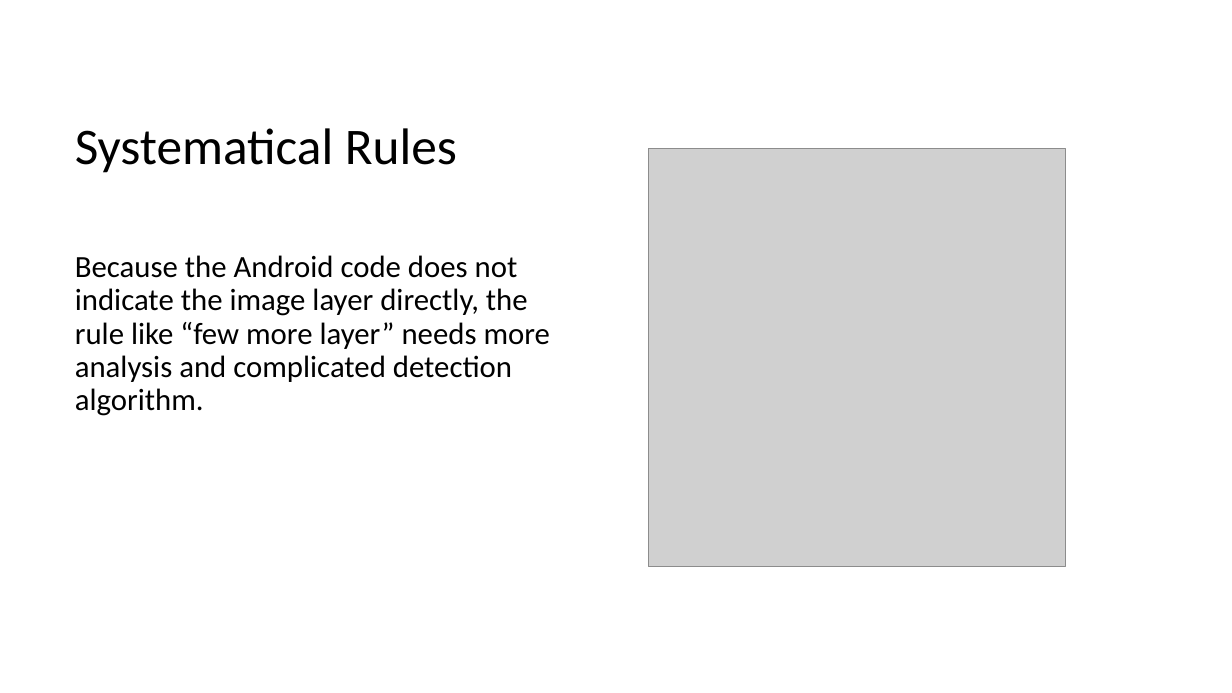
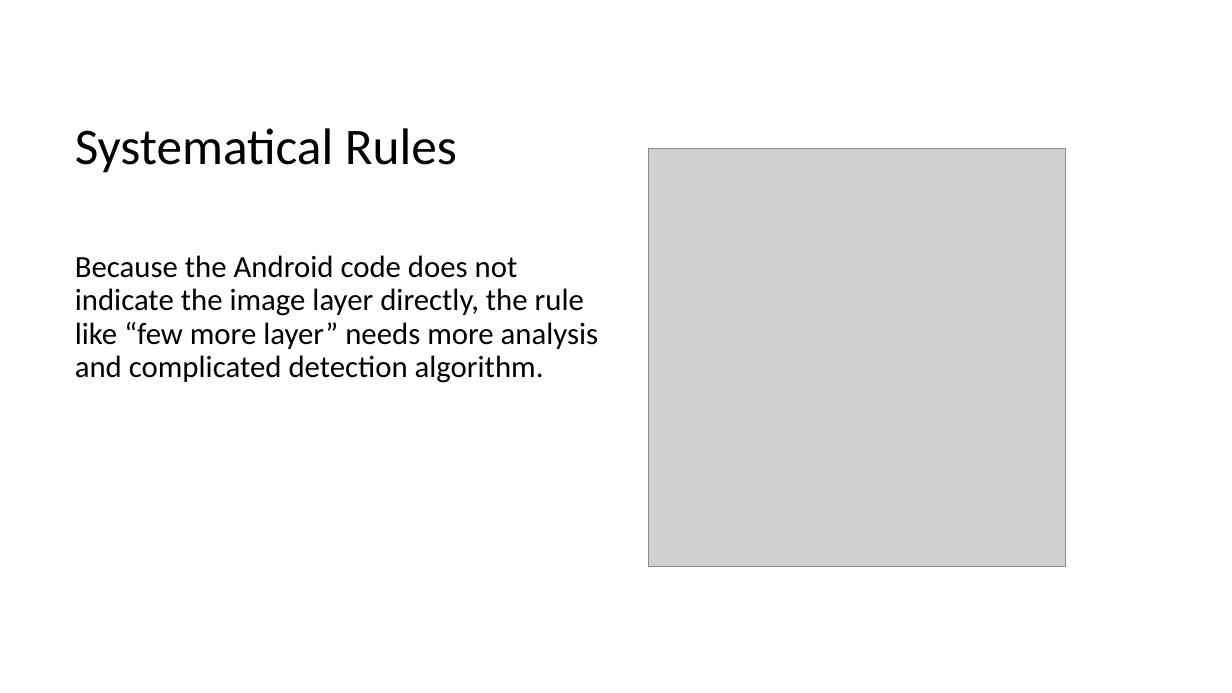
Before and after one commit to MulongXie/AppRuleCheck-Android, a slide deck: slide 15 of doc/week2.pptx. Drawn at 1232x693 pixels with LibreOffice and Linux fonts; fonts in the diff are those of the drawing; grey boxes stand for pictures. Boxes give left, top, right and bottom in pixels: in the first picture for what was removed or moved away, otherwise in the second. Text is boxed around its words. In the diff, an @@ line names an element or a change of style, - is before the commit and + after.

```diff
--- a/doc/week2.pptx
+++ b/doc/week2.pptx
@@ text "Because the Android code does ..." rewrapped from box(75, 255, 550, 416) to box(75, 255, 599, 383) @@
```
Also in this commit, not shown: 4 other slides changed, 4 slides added, 1 other file.
